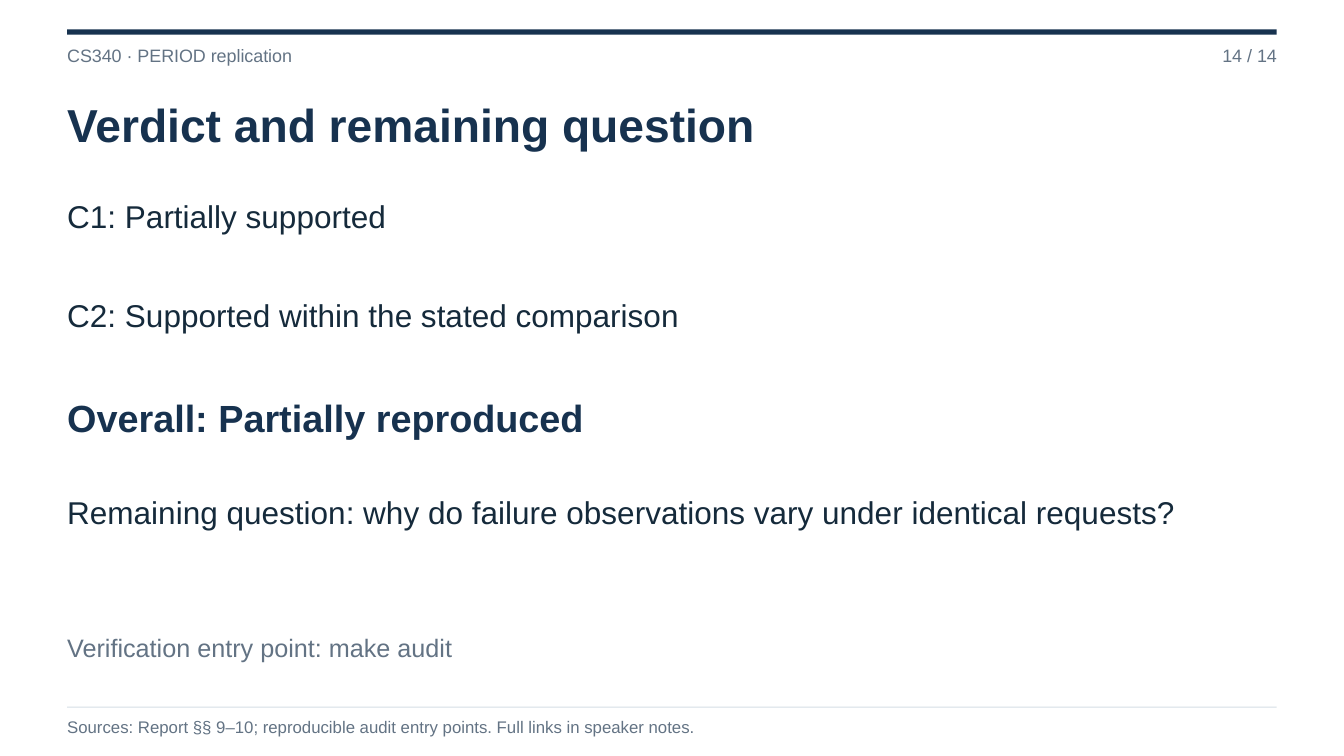
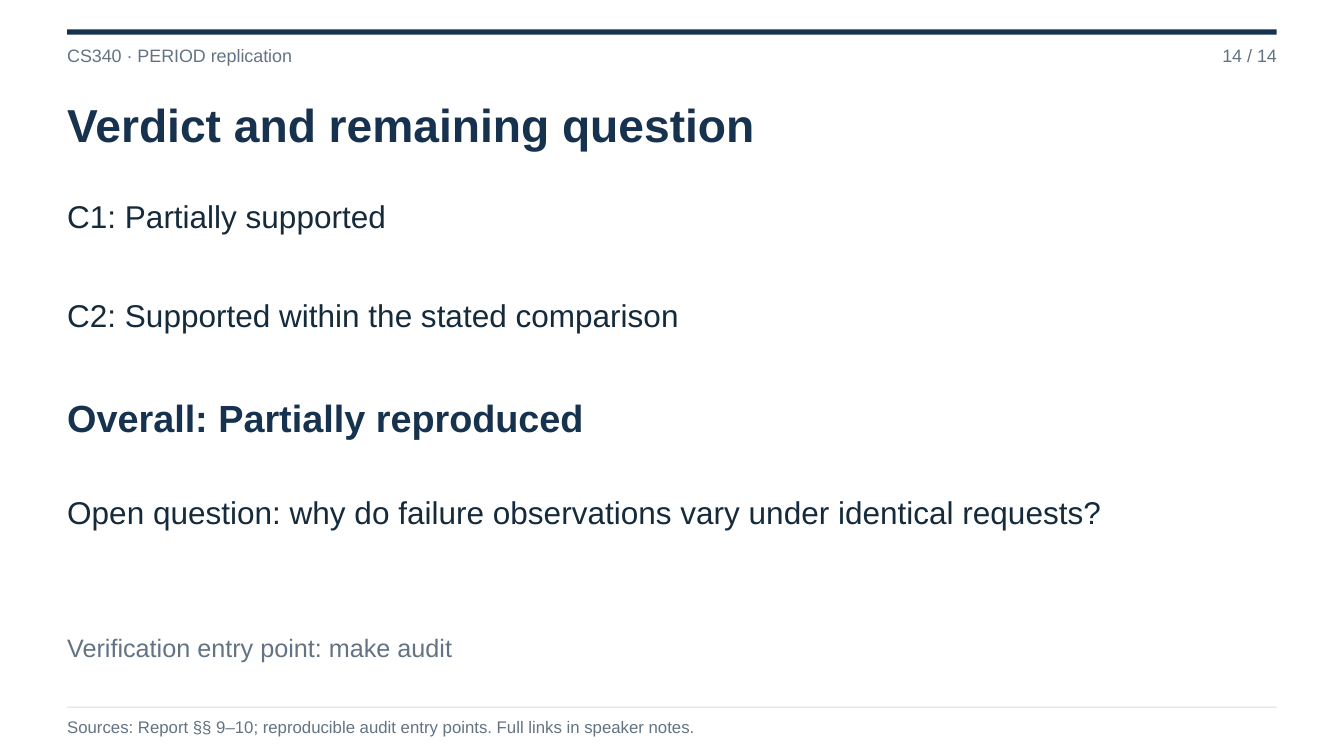
Before and after one commit to Sasuke-666/CS340-Research-Paper-Replication, a slide deck: slide 14 of submission/CS340_PERIOD_Final_Presentation_20261124.pptx. Drawn at 1344x756 pixels with LibreOffice and Linux fonts; fonts in the diff are those of the drawing. Boxes give left, top, right and bottom in pixels: in the first picture for what was removed or moved away, otherwise in the second. Text is boxed around its words. In the diff, an @@ line names an element or a change of style, - is before the commit and + after.

```diff
--- a/submission/CS340_PERIOD_Final_Presentation_20261124.pptx
+++ b/submission/CS340_PERIOD_Final_Presentation_20261124.pptx
@@ text at [67, 501, 1100, 530]: text changed @@
-Remaining question: why do failure observations vary under identical requests?
+Open question: why do failure observations vary under identical requests?
```
Also in this commit, not shown: 7 other slides changed, 7 other files.
